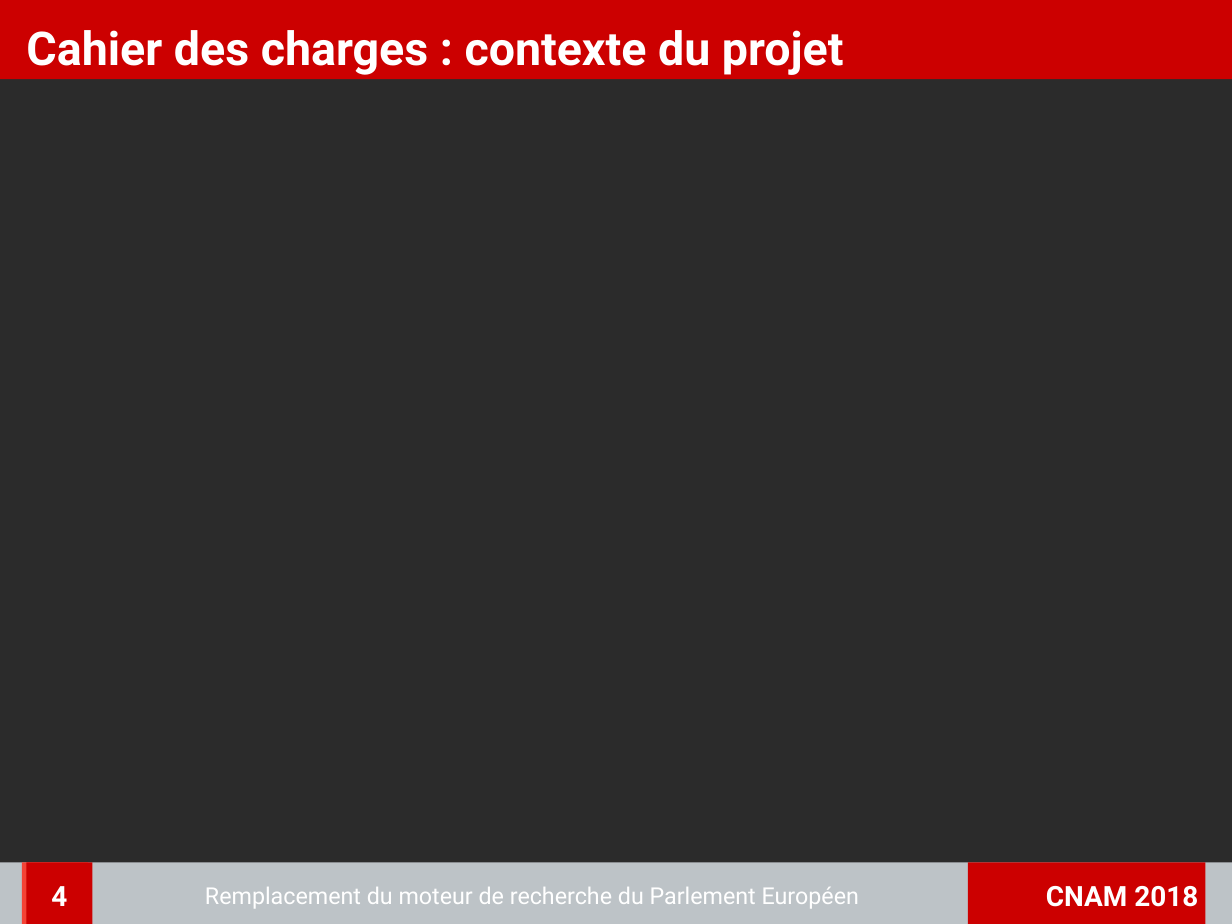
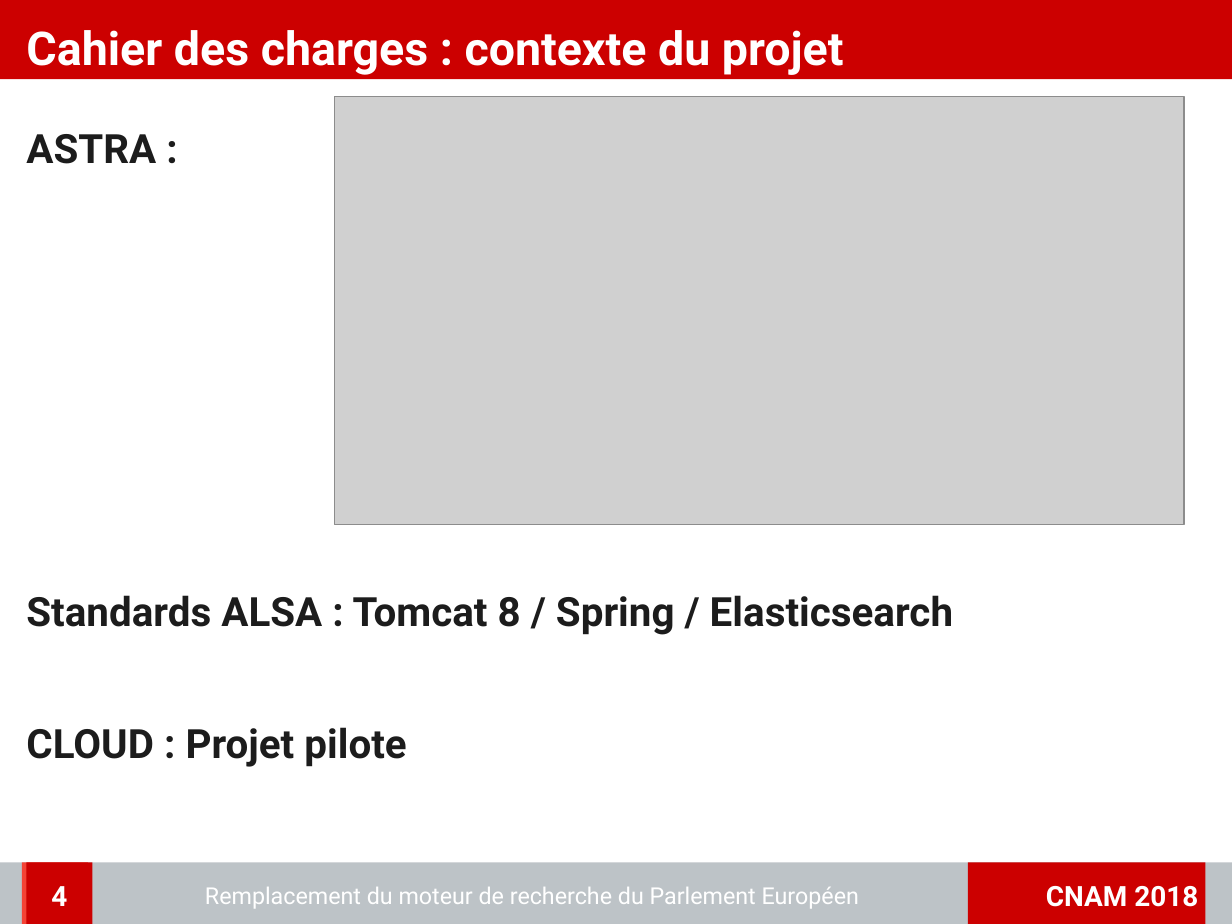
Before and after one commit to charleshuber/4tfront, a slide deck: slide 4 of memoire/presentation/memoire_presentation.odp. Drawn at 1232x924 pixels with LibreOffice and Linux fonts; fonts in the diff are those of the drawing; grey boxes stand for pictures; background and template pictures are left out; a plain dark background stands for a picture behind light text. Boxes give left, top, right and bottom in pixels: in the first picture for what was removed or moved away, otherwise in the second. Text is boxed around its words. In the diff, an @@ line names an element or a change of style, - is before the commit and + after.

```diff
--- a/memoire/presentation/memoire_presentation.odp
+++ b/memoire/presentation/memoire_presentation.odp
@@ picture added at [334,97,1184,525] @@
@@ text added at [26,134,953,767], 26 pt, text #1C1C1C, bold @@
+ASTRA :
+Standards ALSA : Tomcat 8 / Spring / Elasticsearch
+CLOUD : Projet pilote
```
Also in this commit, not shown: 1 other slide changed, 10 other files.
